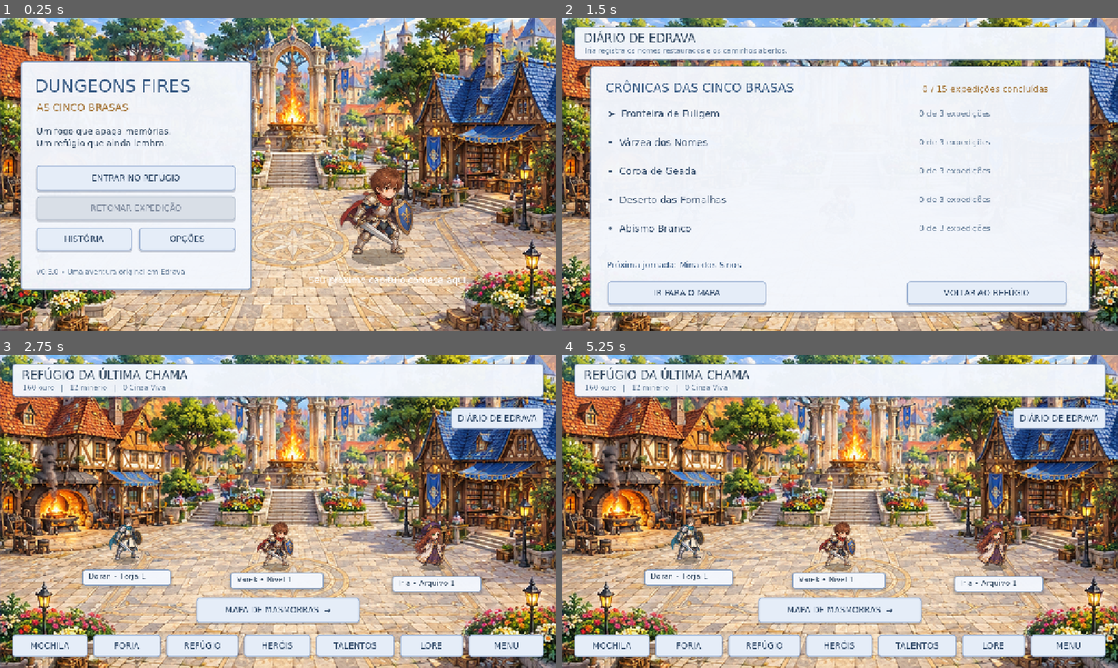
Above: before the commit, frames 1-4 (two rows, left to right).
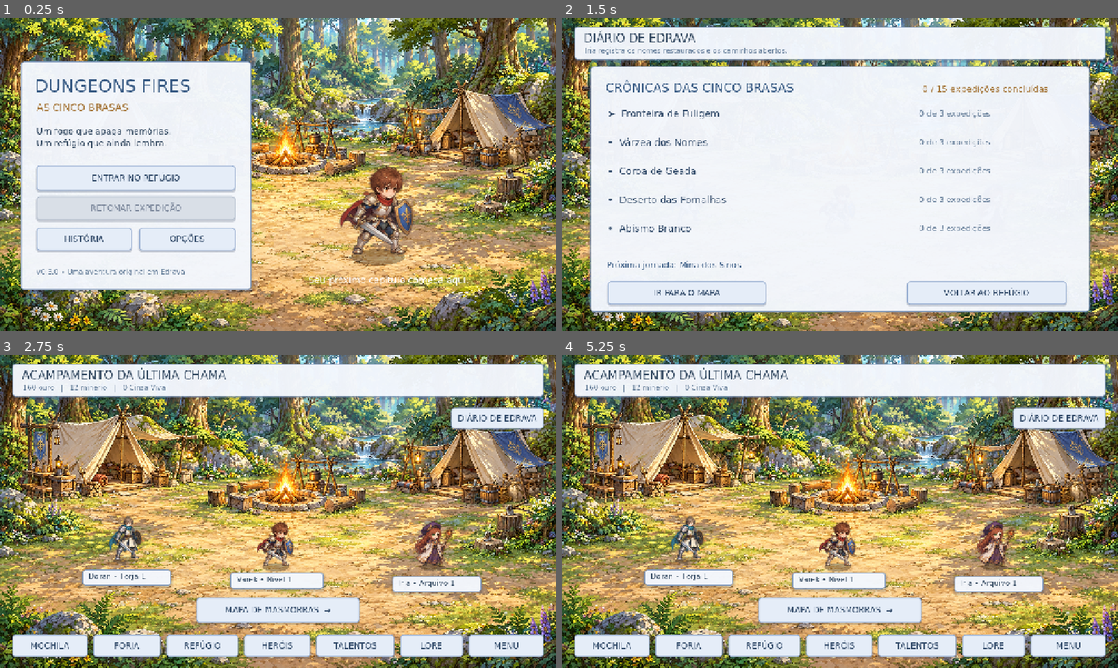
Above: after the commit, the same moments.

Repository: sergiomrge-tech/Dungeons-fire
Game: Godot game, scene res://scenes/main.tscn
The game is run twice, just before and just after one commit, with the same random seed, the same clock (stepped at 60 frames per second) and the same inputs. Sound files missing from this copy of the repository are replaced by a short silence.
Inputs:
- Up to frame 1 (0.25 s): no input
- Up to frame 2 (1.5 s): click "ENTRAR NO REFÚGIO" at 0.5 s; click "DIÁRIO DE EDRAVA" at 1.25 s
- Up to frame 3 (2.75 s): click "VOLTAR AO REFÚGIO" at 2 s
- Up to frame 4 (5.25 s): click "FORJA" at 2.75 s; click "VOLTAR / X" at 3.5 s; click "REFÚGIO" at 4.25 s; click "VOLTAR / X" at 5 s

The runs differ from the first frame. In frame 1, 63% of the frame differs, in the area x 0-100%, y 0-100%; in frame 2, 18%; in frame 3, 72%; in frame 4, 72%.

Commit message:
feat: replace town refuge with forest campsite and central campfire

Diff:
--- a/scripts/game.gd
+++ b/scripts/game.gd
@@ -161,7 +161,7 @@
 
 func show_hub() -> void:
 	clear_ui();clear_actors();screen="hub";hero_dead=false;world.change_theme(5)
-	title("REFÚGIO DA ÚLTIMA CHAMA",resources())
+	title("ACAMPAMENTO DA ÚLTIMA CHAMA",resources())
 	spawn_actor(progress.d.hero,Vector2(635,488),true,progress.hero_stats().hp,progress.hero_stats().attack)
 	spawn_actor("knight",Vector2(289,473),false,100,0)
 	spawn_actor("maela",Vector2(997,488),false,100,0)
--- a/scripts/world.gd
+++ b/scripts/world.gd
@@ -18,7 +18,7 @@
 
 func change_theme(index: int) -> void:
 	theme_index=index
-	background=load("res://assets/painted_worlds/world_%d.webp" % index)
+	background=load("res://assets/painted_worlds/hub_camp.webp") if index == 5 else load("res://assets/painted_worlds/world_%d.webp" % index)
 	queue_redraw()
 	if overlay!=null:overlay.queue_redraw()
 
@@ -60,6 +60,7 @@
 		var color: Color = colors[theme_index]; color.a = .22 + .2 * sin(clock+i)
 		draw_circle(Vector2(x,y),1.7 if theme_index==2 else 1.2,color)
 	if theme_index == 5 and game != null and game.progress != null and game.screen in ["menu","hub","journal"]:
+		draw_campfire()
 		draw_hub_recovery()
 	if theme_index == 1:
 		for i in range(8):
@@ -68,6 +69,18 @@
 	if game.screen == "combat":
 		for i in range(12):
 			draw_rect(Rect2(0,600+i*10,1280,10),Color(.12,.18,.28,i*.011))
+# Small bounded glow/embers sit directly over the painted campfire.
+func draw_campfire() -> void:
+	var center = Vector2(655,319)
+	var pulse = .5 + .5*sin(clock*4.2)
+	draw_set_transform(center,0,Vector2(1,.55))
+	draw_circle(Vector2.ZERO,48+pulse*5,Color(1,.63,.20,.045+pulse*.025))
+	draw_set_transform(Vector2.ZERO)
+	for i in range(9):
+		var phase = fposmod(clock*.30+i/9.0,1.0)
+		var p = center+Vector2(sin(clock*1.3+i*2.7)*(5+phase*14),-10-phase*78)
+		draw_circle(p,1.1*(1-phase)+.35,Color(1,.73,.29,(1-phase)*.65))
+
 # Decorative restoration grows from actual campaign and workshop progression.
 # These ambient cues never alter collisions or consume gameplay resources.
 func draw_hub_recovery() -> void:
@@ -75,7 +88,7 @@
 	var restored: int = 0
 	for key in ["forge","sanctuary","botica","archive","barracks"]:
 		restored += maxi(0,int(game.progress.d.hub[key])-1)
-	var lights: Array[Vector2] = [Vector2(286,343),Vector2(621,313),Vector2(934,349),Vector2(1113,338)]
+	var lights: Array[Vector2] = [Vector2(430,229),Vector2(943,243),Vector2(104,247),Vector2(1003,262)]
 	var count: int = mini(lights.size(),1 + victories/3 + restored/2)
 	for i in range(count):
 		var pos: Vector2 = lights[i]
@@ -88,8 +101,9 @@
 			draw_circle(pos+drift,1.0,Color(1,.84,.59,.16+pulse*.15))
 	if victories >= 3:
 		var banners: int = mini(8,3+victories/3+restored)
+		draw_line(Vector2(430,229),Vector2(943,243),Color("65513c"),1.5)
 		for i in range(banners):
-			var anchor: Vector2 = Vector2(445+i*44,234+sin(i*.5)*10)
+			var anchor: Vector2 = Vector2(460+i*61,230+(i*61+30)*14/513.0)
 			var fabric: Color = Color("c85f5c") if i%2==0 else Color("e7c77d")
 			fabric.a = .83
 			draw_colored_polygon(PackedVector2Array([anchor,anchor+Vector2(12,1),anchor+Vector2(6,19+sin(clock*1.6+i)*2)]),fabric)
--- a/tools/import_visual_atlases.gd
+++ b/tools/import_visual_atlases.gd
@@ -16,9 +16,12 @@
 		var tile = worlds.get_region(Rect2i(x, edges[row], 682, edges[row + 1] - edges[row]))
 		tile.resize(1280, 720, Image.INTERPOLATE_LANCZOS)
 		assert(tile.save_webp("res://assets/painted_worlds/world_%d.webp" % index, false, .92) == OK)
+	var camp = Image.load_from_file("res://art_sources/hub_camp_v1.png")
+	camp.resize(1280, 720, Image.INTERPOLATE_LANCZOS)
+	assert(camp.save_webp("res://assets/painted_worlds/hub_camp.webp", false, .92) == OK)
 	slice_actors("res://art_sources/heroes_atlas.png", HEROES, HERO_EDGES)
 	slice_actors("res://art_sources/enemies_atlas.png", ENEMIES, ENEMY_EDGES)
-	print("VISUAL ATLAS IMPORT: 6 worlds, 14 animated characters, 112 authored frames")
+	print("VISUAL ATLAS IMPORT: 6 worlds + forest campsite, 14 animated characters, 112 authored frames")
 	quit()
 
 func slice_actors(path: String, names: Array, edges: Array) -> void:
Binary file added: art_sources/hub_camp_v1.png
Not shown, changed: art_sources/manifest.json
Binary file added: assets/painted_worlds/hub_camp.webp
Not shown, added: assets/painted_worlds/hub_camp.webp.import
Not shown, changed: README.md
Not shown, changed: docs/VISUAL_DIRECTION_v0_2.md
